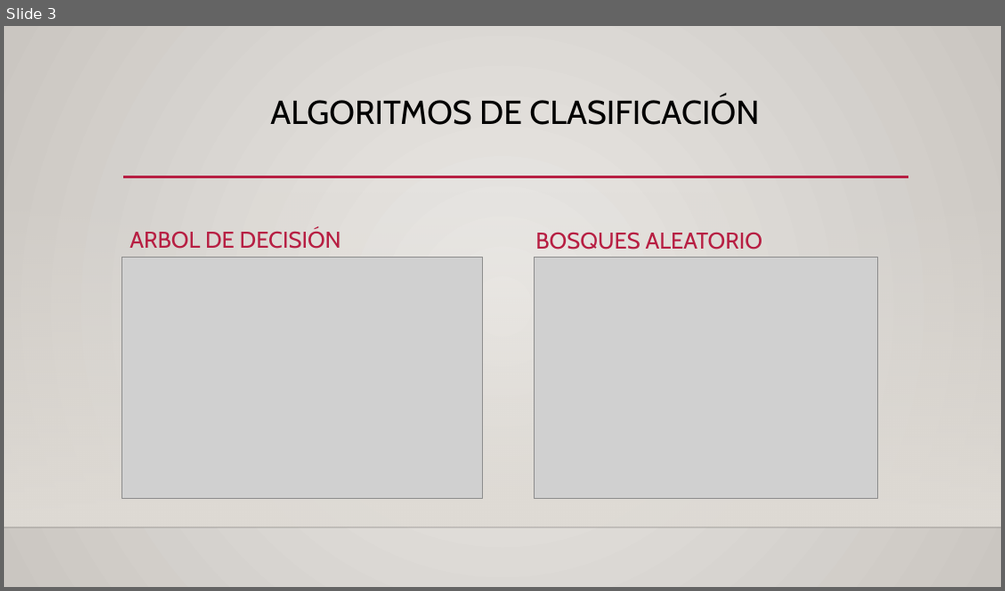
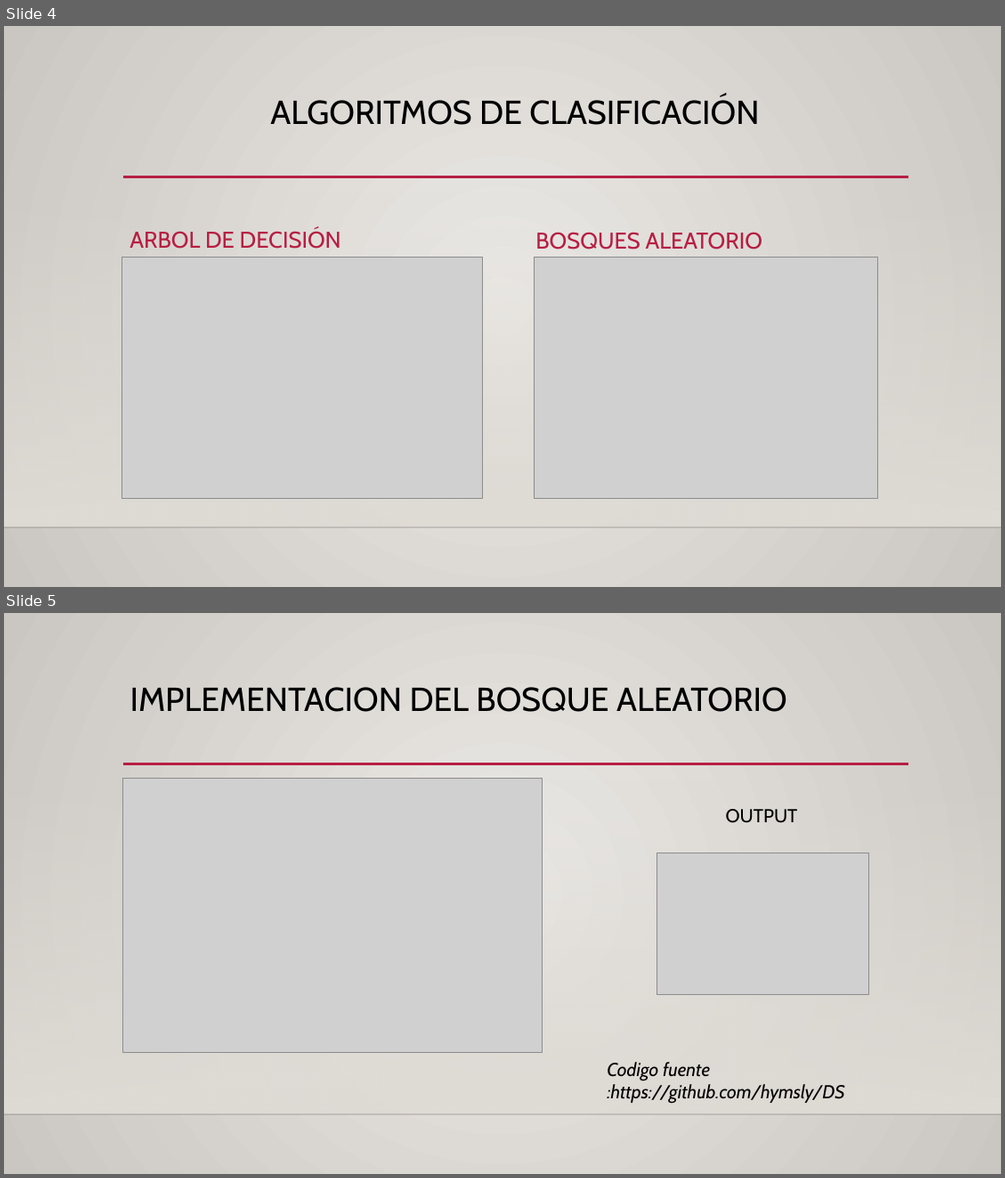
Before and after one commit to hymsly/DS, a slide deck: CasoBCP_HansAmaro.pptx. Shown one above the other, each under a label of ours: slide 3 before the commit, slides 4 and 5 after it. The pictures are 1005x591 and 1005x1178 pixels, drawn with LibreOffice and Linux fonts; fonts in the diff are those of the drawing; grey boxes stand for pictures; background and template pictures are left out. Boxes give left, top, right and bottom in pixels: in the first picture for what was removed or moved away, otherwise in the second. Text is boxed around its words. In the diff, an @@ line names an element or a change of style, - is before the commit and + after.

```diff
--- a/CasoBCP_HansAmaro.pptx
+++ b/CasoBCP_HansAmaro.pptx
@@ slide 5 added at bbox=[4, 613, 1001, 1174], background gradient #ECEAE7 to #CAC7C1; not listed: 3 template elements that a slide beside it also shows @@
@@ title added at bbox=[130, 687, 787, 712], 32 pt, text #000000 @@
+IMPLEMENTACION DEL BOSQUE ALEATORIO
@@ picture added at bbox=[123, 778, 542, 1052] @@
@@ text added at bbox=[726, 809, 798, 823], 18 pt, text #000000 @@
+OUTPUT
@@ picture added at bbox=[657, 853, 869, 995] @@
@@ text added at bbox=[607, 1062, 844, 1103], 18 pt, text #000000, italic @@
+Codigo fuente :https://github.com/hymsly/DS
@@ what was slide 3 is now slide 4 @@
```
Also in this commit, not shown: 1 slide changed, 2 other slides added, 2 slides removed, 2 other files.
